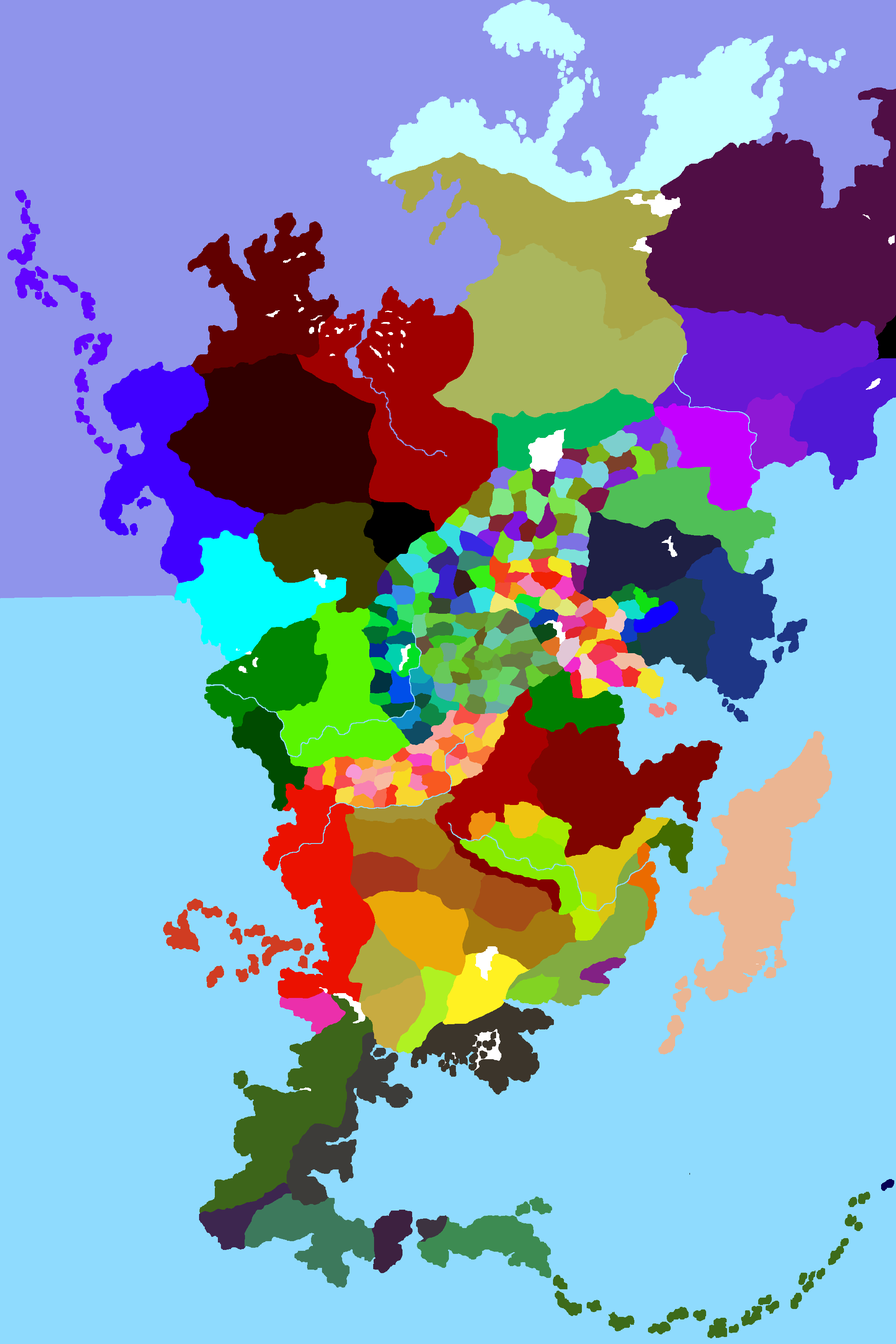
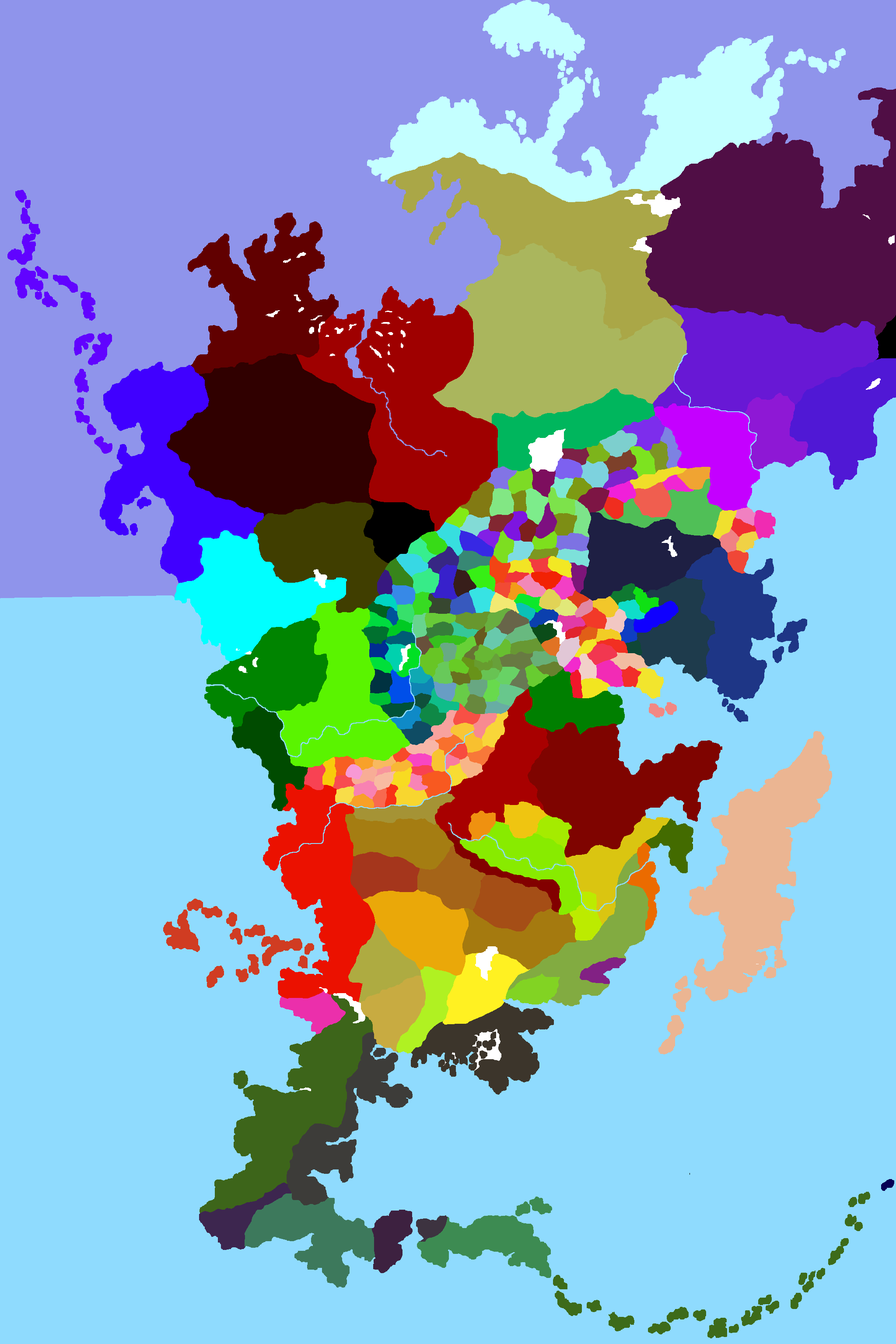
Two versions of the same layered image (896 x 1344). Layer-by-layer changes:
painted on "Ebene 0" over [603, 465, 776, 574]
painted on "Ebene 1" over [603, 465, 776, 574]
